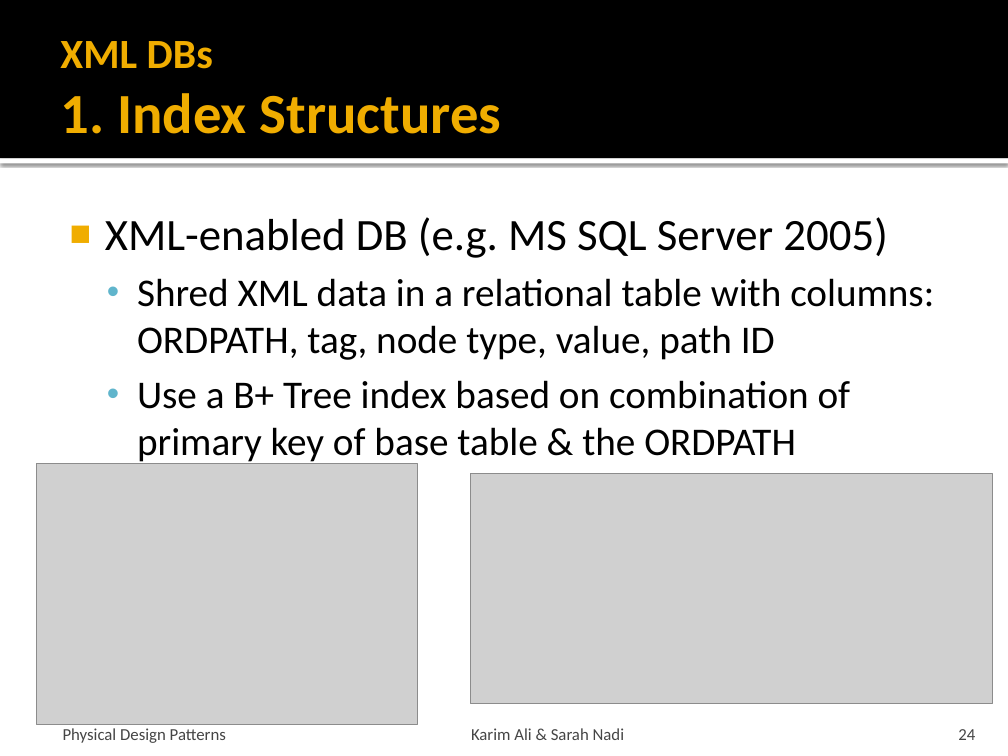
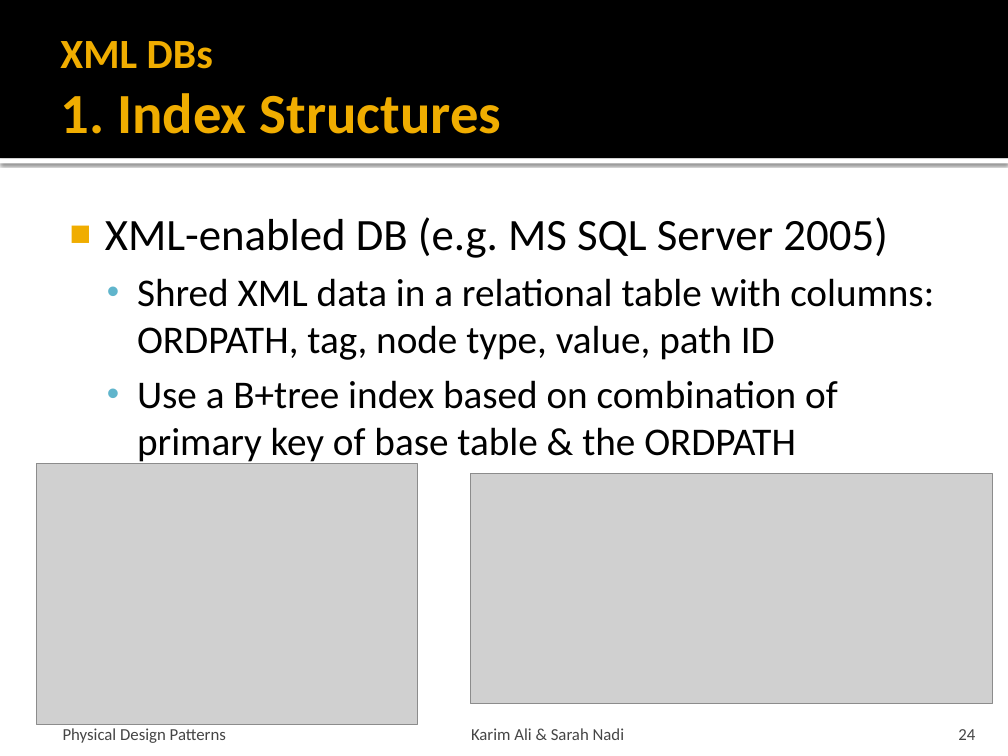
Before and after one commit to snadi/cs848-db, a slide deck: slide 24 of cs848-db/PhysDesignPres.pptx. Drawn at 1008x756 pixels with LibreOffice and Linux fonts; fonts in the diff are those of the drawing; grey boxes stand for pictures. Boxes give left, top, right and bottom in pixels: in the first picture for what was removed or moved away, otherwise in the second. Text is boxed around its words. In the diff, an @@ line names an element or a change of style, - is before the commit and + after.

```diff
--- a/cs848-db/PhysDesignPres.pptx
+++ b/cs848-db/PhysDesignPres.pptx
@@ text at (x1=137, y1=380, x2=838, y2=465): text changed @@
-  • Use a B+ Tree index based on combination of primary key of base table & the ORDPATH
+  • Use a B+tree index based on combination of primary key of base table & the ORDPATH
```
Also in this commit, not shown: 11 other slides changed, 4 slides removed.
